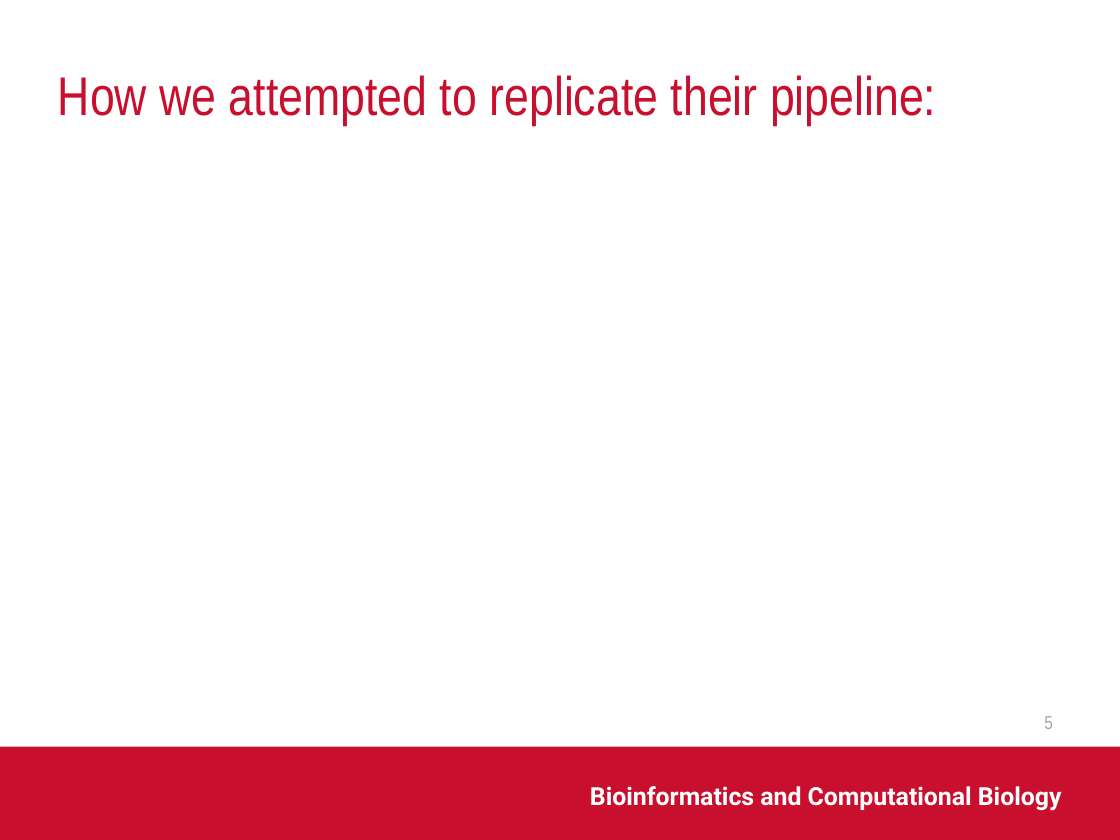
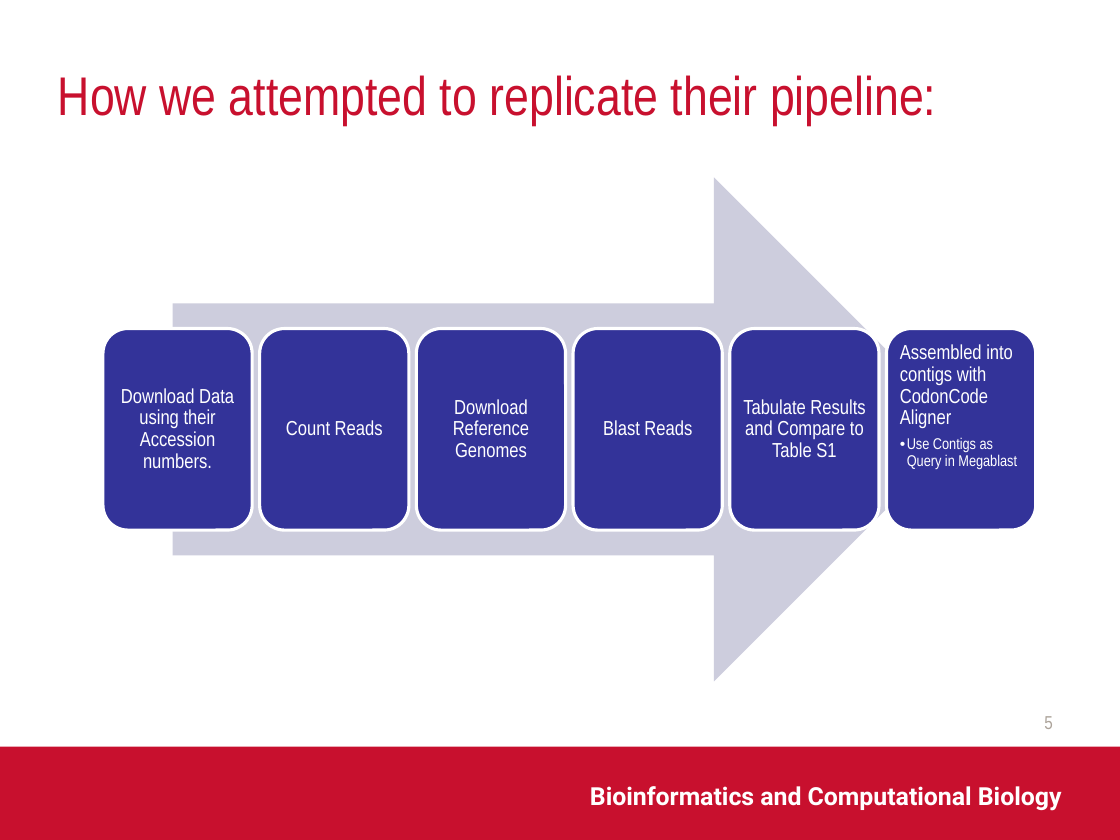
Before and after one commit to MissElena09/BCB546X_FinalProject, a slide deck: slide 5 of Group_Project_Presentation.pptx. Drawn at 1120x840 pixels with LibreOffice and Linux fonts; fonts in the diff are those of the drawing; background and template pictures are left out. Boxes give left, top, right and bottom in pixels: in the first picture for what was removed or moved away, otherwise in the second. Text is boxed around its words. In the diff, an @@ line names an element or a change of style, - is before the commit and + after.

Commit message:
Updated Presentation

```diff
--- a/Group_Project_Presentation.pptx
+++ b/Group_Project_Presentation.pptx
@@ group added at box(103, 177, 1036, 681): 6 rounded rectangles, 6 texts, 1 right arrow @@
+Download Data using their Accession numbers.
+Count Reads
+Download Reference Genomes
+Blast Reads
+Tabulate Results and Compare to Table S1
+Assembled into contigs with CodonCode Aligner
+  • Use Contigs as Query in Megablast
```
Also in this commit, not shown: 3 other slides changed, 2 slides added.
